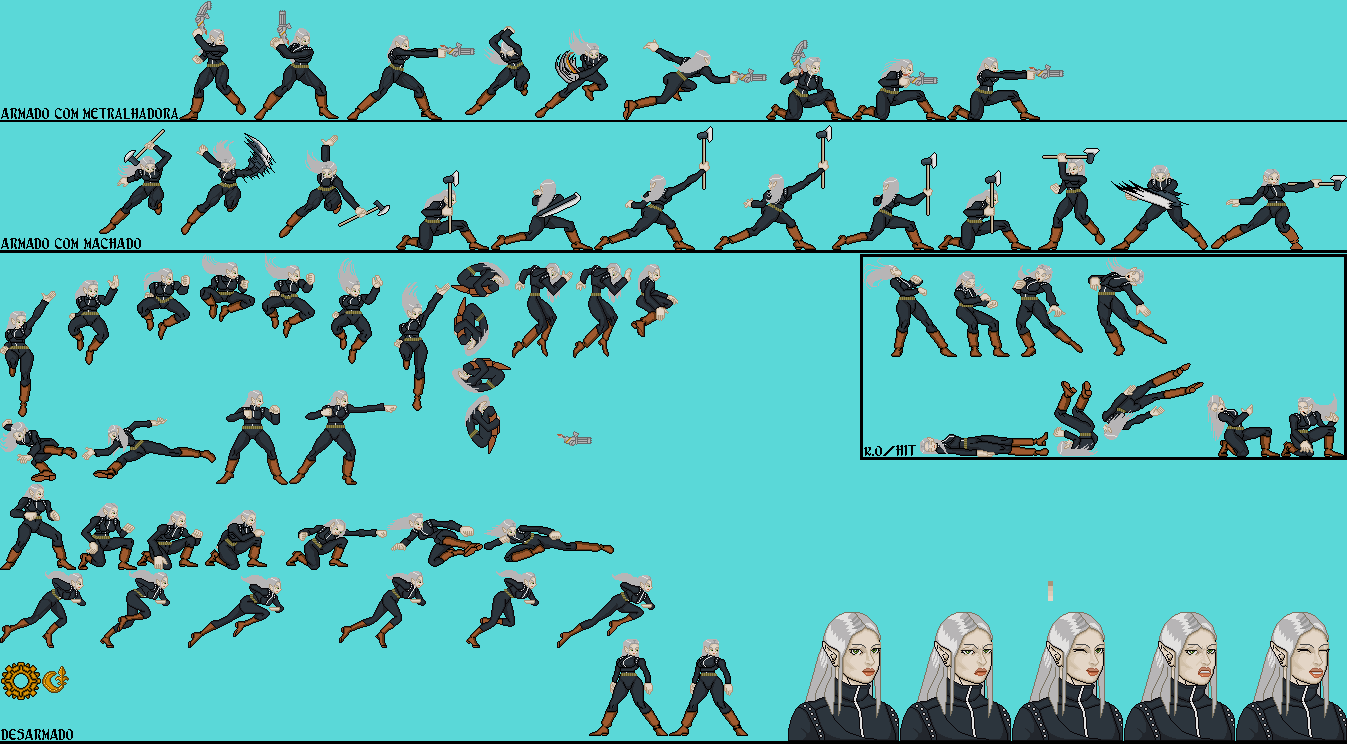
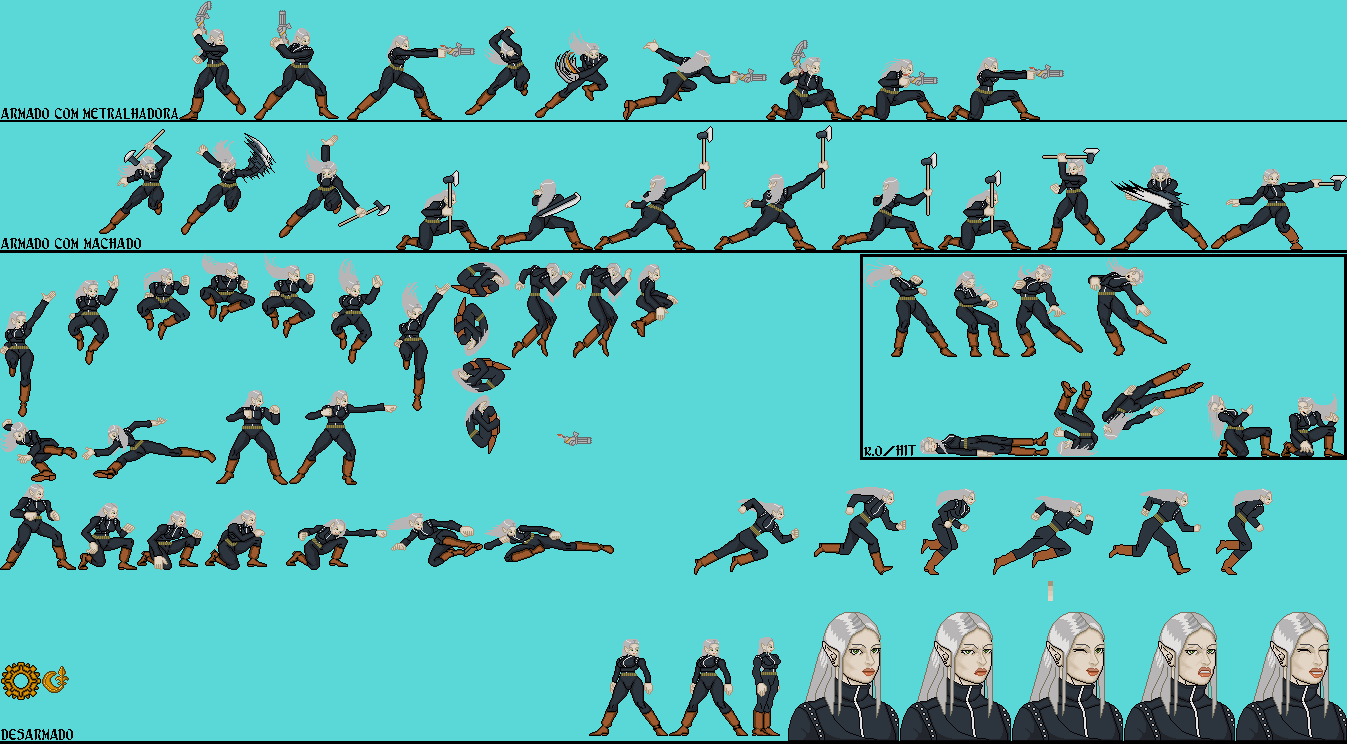
Layered file, before and after one edit (1347x744). Changes by layer:
painted on "arma Mescladas" (9th of 15, in "Desarmado") over left=0, top=487, right=1273, bottom=704
painted on "arma Mescladas" (10th of 15, in "Desarmado") over left=45, top=487, right=1273, bottom=576
painted on "Pintar camada 1" (1st of 3, in "Desarmado") over left=466, top=576, right=781, bottom=736
painted on "wall jump Mescladas" over left=737, top=487, right=895, bottom=512
painted on "Dash" over left=380, top=487, right=973, bottom=602
painted on "arma Mescladas" (13th of 15) over left=0, top=640, right=781, bottom=736
added layer "Pintar camada 1" (3rd of 3, in "Faces dos dialogos") in group "Faces dos dialogos" over left=704, top=512, right=832, bottom=736
painted on "Copiar de Mork face" (3rd of 4, in "Faces dos dialogos") over left=0, top=576, right=781, bottom=736
